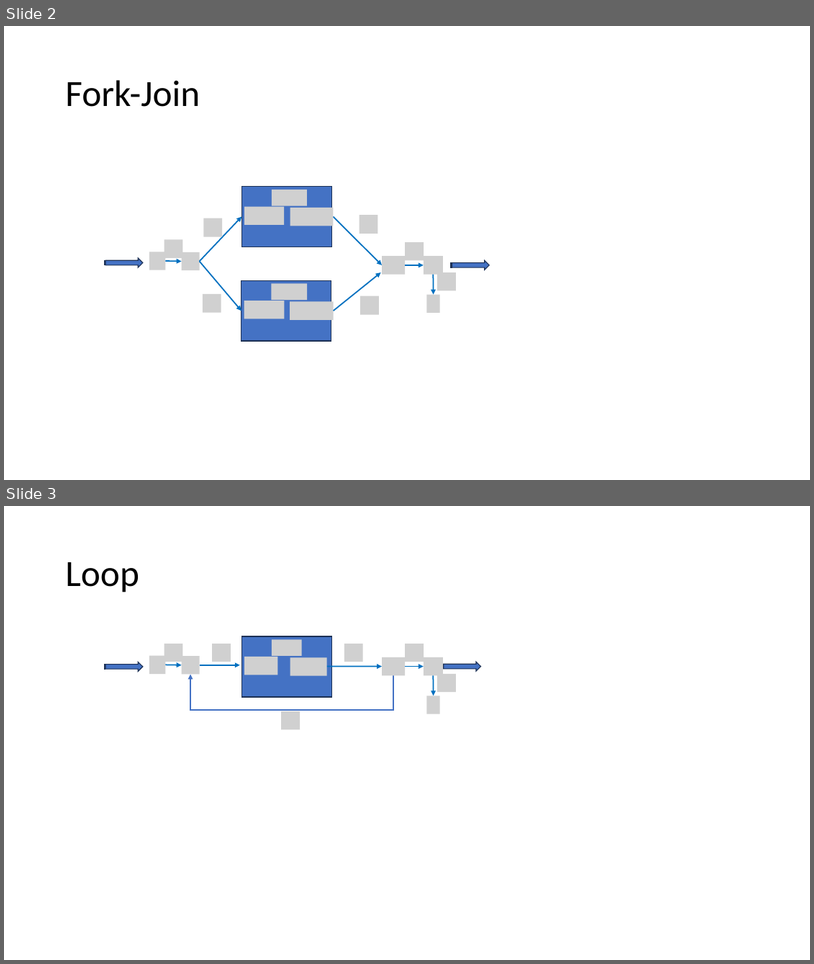
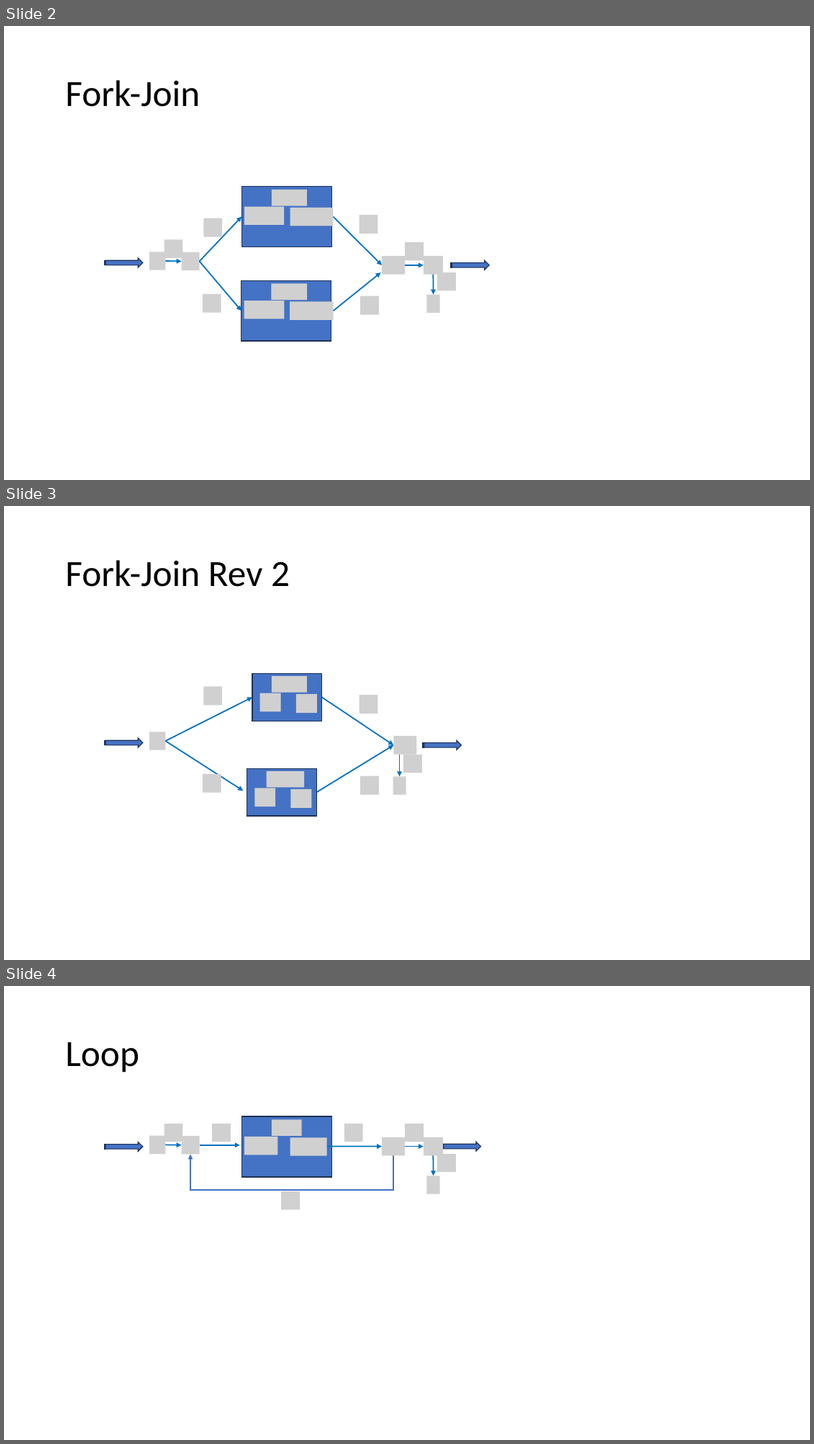
Before and after one commit to joseph-hellerstein/linear_reaction_networks, a slide deck: docs/figures.pptx. Shown one above the other, each under a label of ours: slides 2 and 3 before the commit, slides 2, 3 and 4 after it. The pictures are 814x964 and 814x1444 pixels, drawn with LibreOffice and Linux fonts; fonts in the diff are those of the drawing; grey boxes stand for pictures. Boxes give left, top, right and bottom in pixels: in the first picture for what was removed or moved away, otherwise in the second. Text is boxed around its words. In the diff, an @@ line names an element or a change of style, - is before the commit and + after.

```diff
--- a/docs/figures.pptx
+++ b/docs/figures.pptx
@@ slide 3 added at bbox=[4, 506, 810, 960], background #FFFFFF @@
@@ title added at bbox=[65, 560, 290, 587], 44 pt, text #000000 @@
+Fork-Join Rev 2
@@ arrow added from (165, 741) to (252, 698), #0070C0 1.5 pt @@
@@ picture added at bbox=[203, 686, 222, 705] @@
@@ group added at bbox=[252, 674, 322, 721]: 3 pictures, 1 rectangle @@
@@ arrow added from (322, 698) to (394, 745), #0070C0 1.5 pt @@
@@ picture added at bbox=[360, 695, 378, 713] @@
@@ striped right arrow added at bbox=[104, 738, 143, 747], fill #4472C4, outline #1E3256 1 pt @@
@@ picture added at bbox=[149, 731, 165, 750] @@
@@ arrow added from (165, 741) to (244, 790), #0070C0 1.5 pt @@
@@ picture added at bbox=[394, 736, 417, 754] @@
@@ striped right arrow added at bbox=[422, 740, 461, 750], fill #4472C4, outline #1E3256 1 pt @@
@@ arrow added from (316, 792) to (394, 745), #0070C0 1.5 pt @@
@@ arrow added from (399, 754) to (399, 777), #0070C0 1.5 pt @@
@@ picture added at bbox=[404, 754, 422, 772] @@
@@ picture added at bbox=[203, 774, 221, 793] @@
@@ picture added at bbox=[360, 776, 379, 795] @@
@@ picture added at bbox=[394, 777, 407, 795] @@
@@ group added at bbox=[247, 769, 316, 816]: 3 pictures, 1 rectangle @@
@@ what was slide 3 is now slide 4 @@
```
Also in this commit, not shown: 2 other files.
